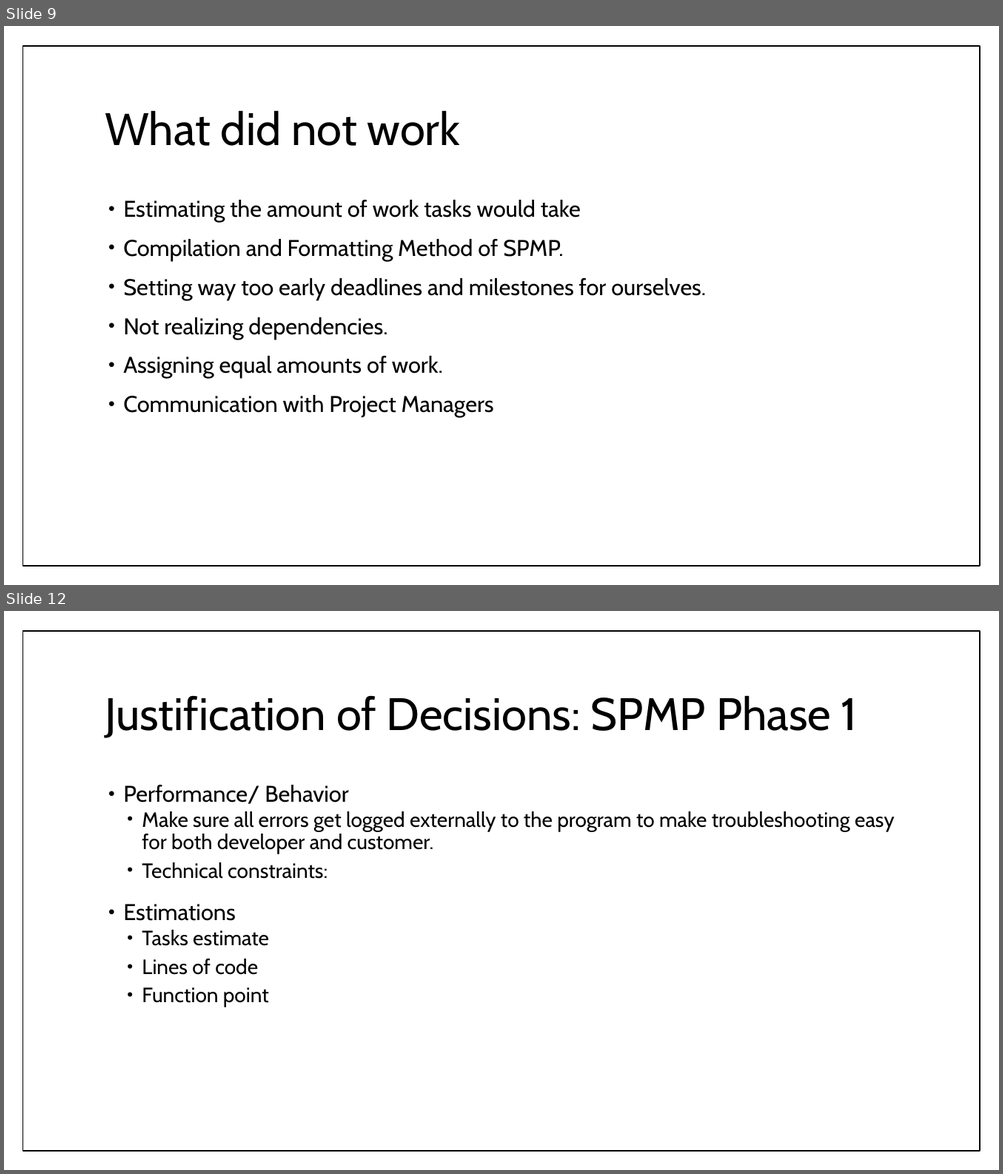
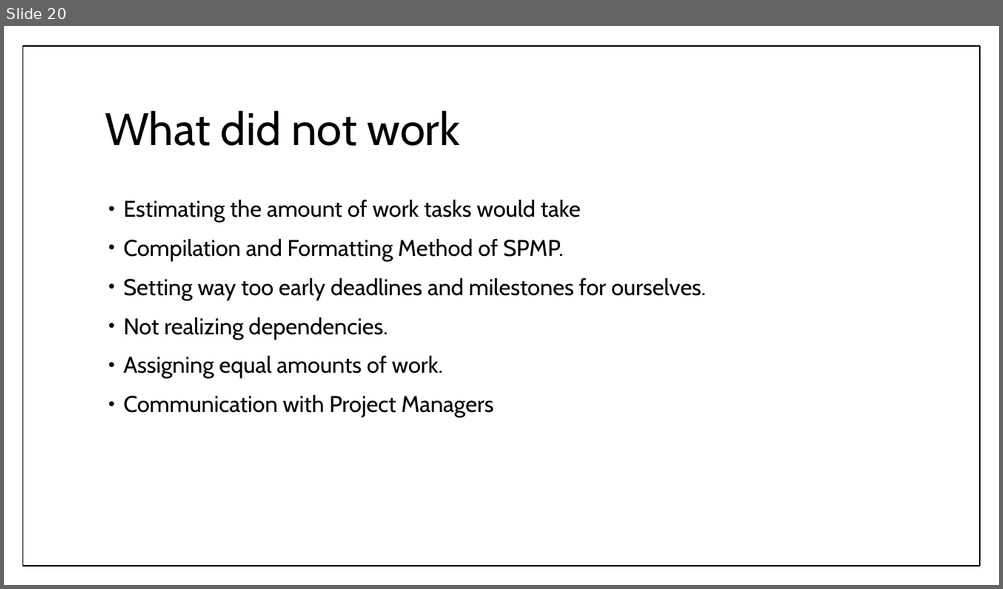
Before and after one commit to umdfeynman/umdfeynman, a slide deck: Work_In_Progress/CS/SPMP_Presentation.pptx. Shown one above the other, each under a label of ours: slides 9 and 12 before the commit, slide 20 after it; the slides between them are not shown. The pictures are 1003x1174 and 1003x589 pixels, drawn with LibreOffice and Linux fonts; fonts in the diff are those of the drawing. Boxes give left, top, right and bottom in pixels: in the first picture for what was removed or moved away, otherwise in the second. Text is boxed around its words. In the diff, an @@ line names an element or a change of style, - is before the commit and + after.

Commit message:
SPMP_Presentation

```diff
--- a/Work_In_Progress/CS/SPMP_Presentation.pptx
+++ b/Work_In_Progress/CS/SPMP_Presentation.pptx
@@ slide 12 removed at [4,611,999,1170], background #FFFFFF; not listed: 1 template element that a slide beside it also shows @@
@@ title removed at [105,695,857,738] @@
-Justification of Decisions: SPMP Phase 1
@@ text removed at [123,785,894,1008] @@
-• Performance/ Behavior
-  • Make sure all errors get logged externally to the program to make troubleshooting easy for both developer and customer.
-  • Technical constraints:
-• Estimations
-  • Tasks estimate
-  • Lines of code
-  • Function point
@@ what was slide 9 is now slide 20 @@
```
Also in this commit, not shown: 10 slides changed, 7 slides added.
